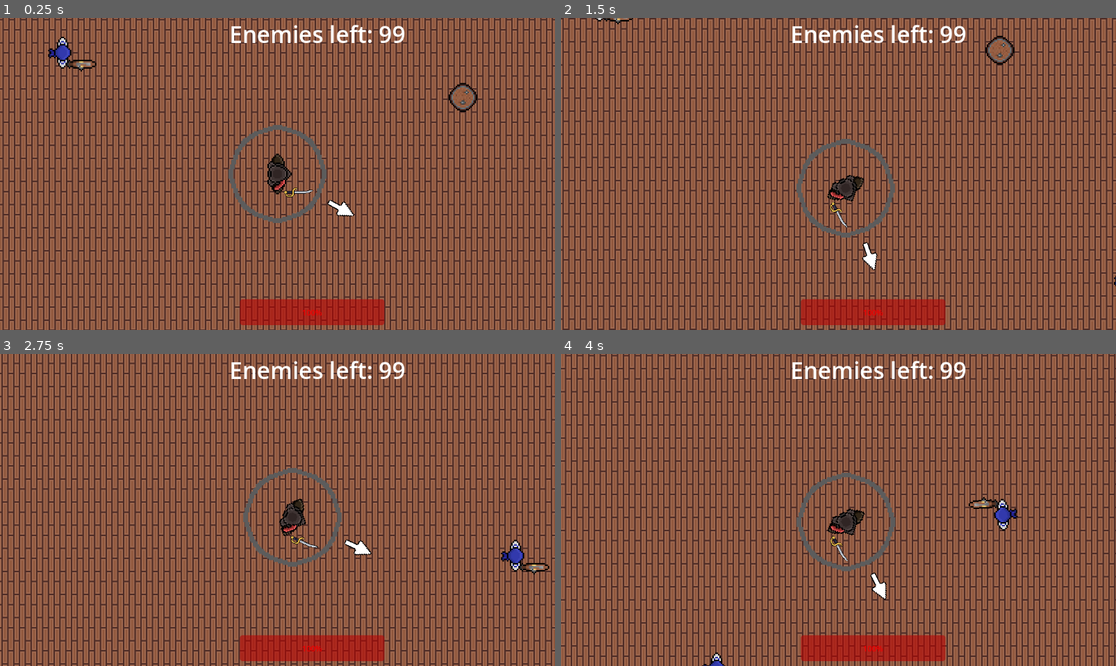
Above: before the commit, frames 1-4 (two rows, left to right).
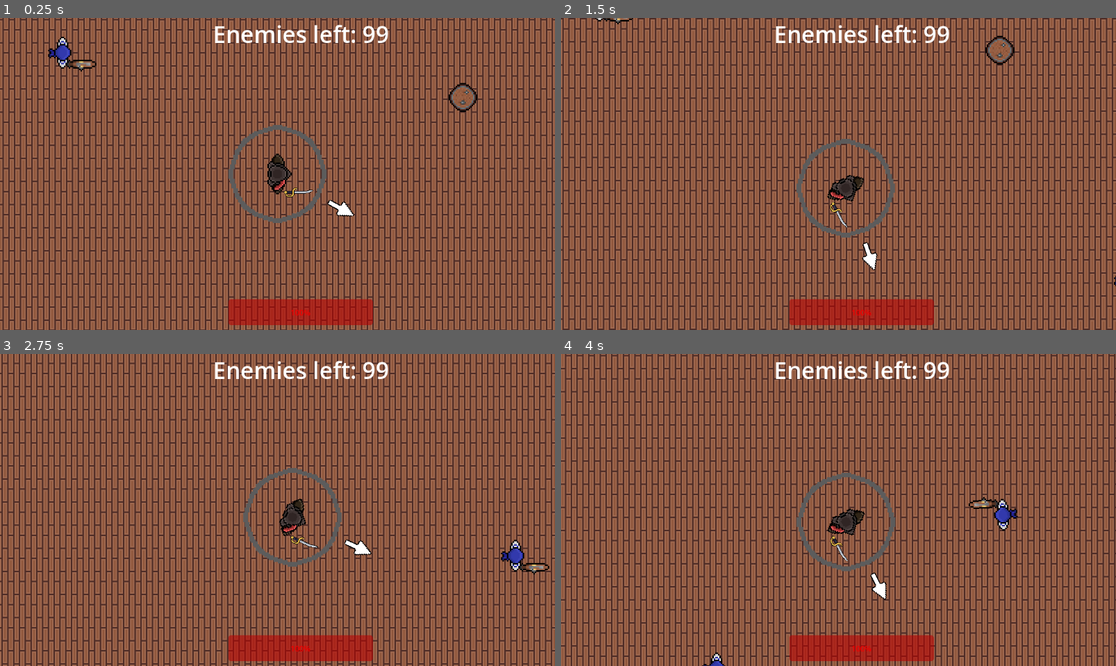
Above: after the commit, the same moments.

Repository: Maccy-0/1-Tap-Adventure
Game: Godot game, scene res://Scenes/large_pirate_map.tscn
Two runs of this game, one before a commit and one after it. Both use one fixed random seed, a clock stepped at 60 frames per second and the inputs below. This scene is started directly instead of the project's main scene.
Inputs (mouse positions are in pixels of both pictures, inside the frame that each line leads up to):
- Up to frame 1 (0.25 s): no input
- Up to frame 2 (1.5 s): tap Enter (ui_accept) at 0.5, 0.77 s; move the mouse to (960, 158) at 0.52 s; hold Space (action) 0.53-1.28 s; click (960, 158) at 0.67 s; move the mouse to (727, 189) at 1.27 s; tap Space (action) at 1.35 s; click (727, 189) at 1.42 s
- Up to frame 3 (2.75 s): tap Enter (ui_accept) at 1.52 s; move the mouse to (333, 441) at 2.02 s; hold Space (action) from 2.03 s (still down); click (333, 441) at 2.17 s
- Up to frame 4 (4 s): move the mouse to (810, 572) at 2.77 s; release Space (action) at 2.78 s; tap Space (action) at 2.85 s; click (810, 572) at 2.92 s; tap Enter (ui_accept) at 3.02, 3.77 s; move the mouse to (1005, 556) at 3.52 s; hold Space (action) from 3.53 s (still down); click (1005, 556) at 3.67 s

The runs differ from the first frame. In frame 1, 1.5% of the frame differs, in the area x 38-73%, y 2-99%; in frame 2, 1.5%; in frame 3, 1.5%; in frame 4, 1.5%.

Commit message:
Finished

Diff:
--- a/Scenes/large_pirate_map.tscn
+++ b/Scenes/large_pirate_map.tscn
@@ -187,10 +187,10 @@
 
 [node name="Enemy Counter" type="Label" parent="CanvasLayer"]
 anchors_preset = -1
-anchor_left = 0.57000005
-anchor_right = 0.57000005
-offset_left = -194.64008
-offset_right = 198.35992
+anchor_left = 0.54200006
+anchor_right = 0.54200006
+offset_left = -196.38403
+offset_right = 196.61597
 offset_bottom = 67.0
 theme_override_font_sizes/font_size = 48
 text = "Enemies left: 999"
@@ -212,13 +212,13 @@
 [node name="ProgressBar" type="ProgressBar" parent="CanvasLayer"]
 modulate = Color(1, 0, 0, 1)
 anchors_preset = -1
-anchor_left = 0.564
+anchor_left = 0.54300004
 anchor_top = 1.0
-anchor_right = 0.564
+anchor_right = 0.54300004
 anchor_bottom = 1.0
-offset_left = -151.72803
+offset_left = -151.53607
 offset_top = -64.0
-offset_right = 148.27197
+offset_right = 148.46393
 offset_bottom = -10.0
 
 [node name="Dummys" type="Node2D" parent="."]
Not shown, added: Builds/Build_5/1-Tap-Adventure.apple-touch-icon.png.import
Not shown, added: Builds/Build_5/1-Tap-Adventure.icon.png.import
Not shown, added: Builds/Build_5/1-Tap-Adventure.png.import
Not shown: 1 places in Tilemap Testing.tscn that only renumber resources
Not shown, changed: export_presets.cfg
Not shown, added: Builds/Build_5/1-Tap-Adventure.apple-touch-icon.png
Not shown, added: Builds/Build_5/1-Tap-Adventure.audio.position.worklet.js
Not shown, added: Builds/Build_5/1-Tap-Adventure.audio.worklet.js
Not shown, added: Builds/Build_5/1-Tap-Adventure.icon.png
Not shown, added: Builds/Build_5/1-Tap-Adventure.js
Not shown, added: Builds/Build_5/1-Tap-Adventure.pck
Not shown, added: Builds/Build_5/1-Tap-Adventure.png
(and 12 more such lines)
